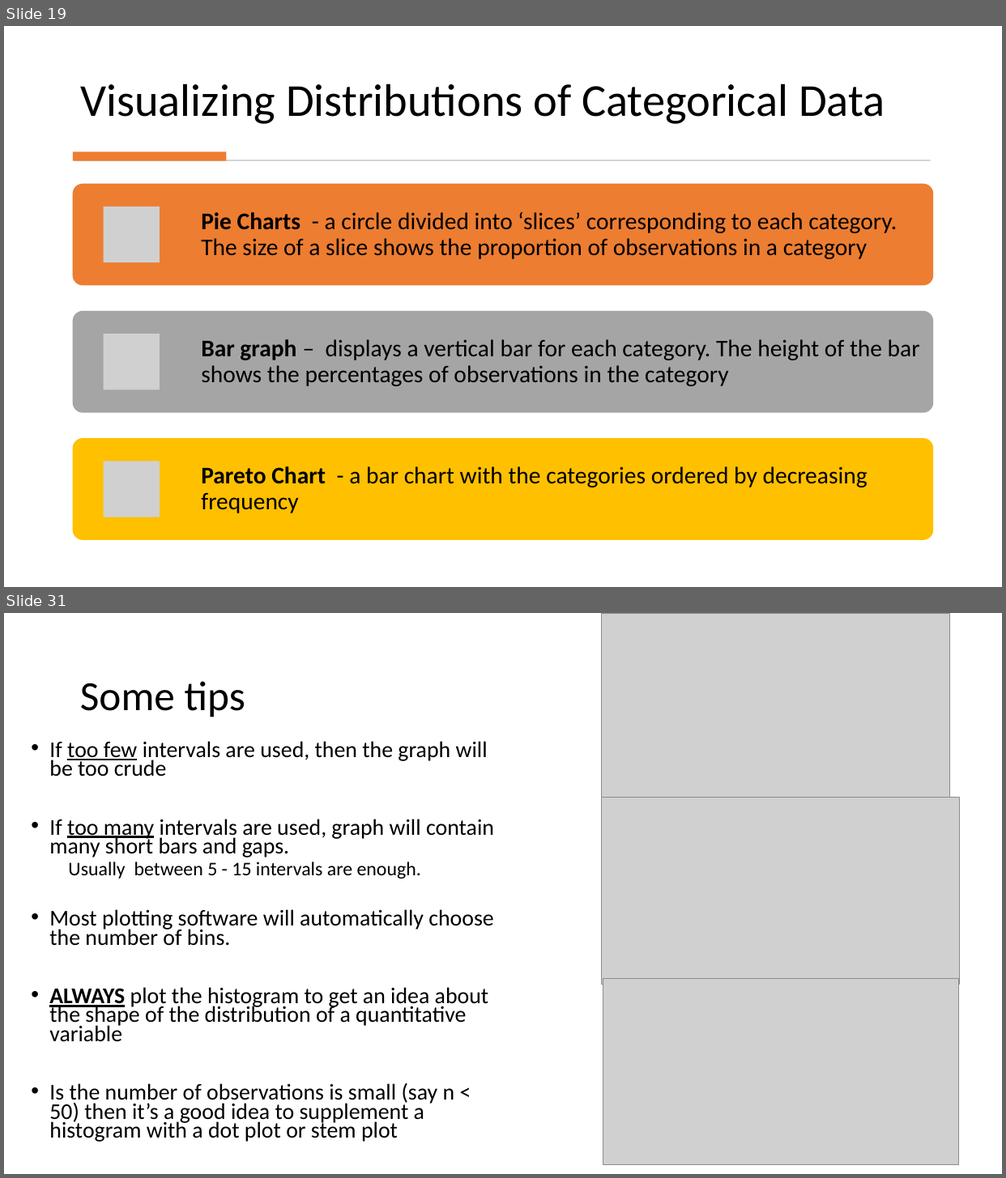
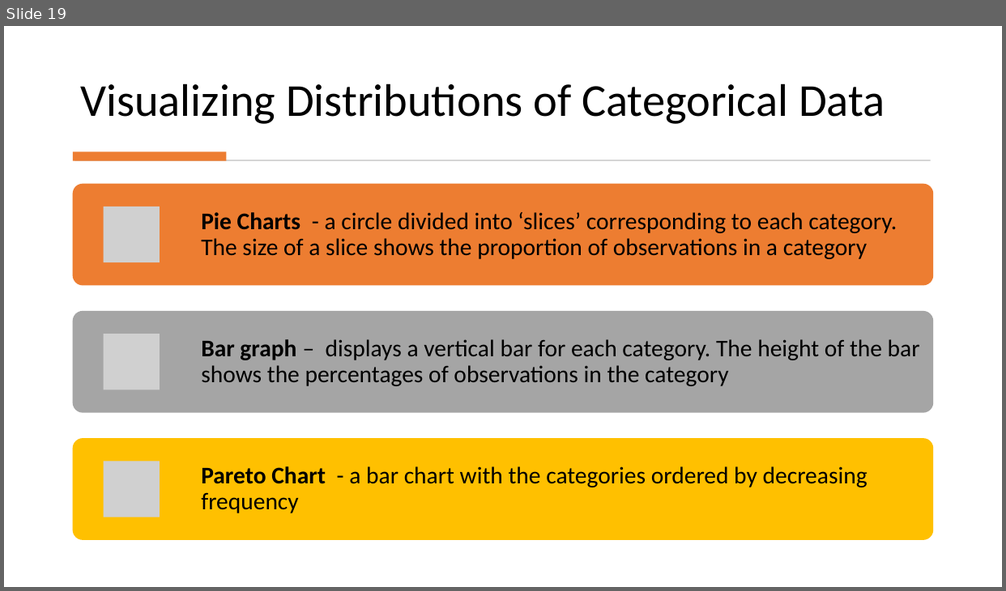
Before and after one commit to Jarred6068/Kvamme_UI_STAT251, a slide deck: docs/lecture_slides/Week 2/Week2_Lecture3_Slides_1_19_2024.pptx. Shown one above the other, each under a label of ours: slides 19 and 31 before the commit, slide 19 after it; the slides between them are not shown. The pictures are 1006x1178 and 1006x591 pixels, drawn with LibreOffice and Linux fonts; fonts in the diff are those of the drawing; grey boxes stand for pictures. Boxes give left, top, right and bottom in pixels: in the first picture for what was removed or moved away, otherwise in the second. Text is boxed around its words. In the diff, an @@ line names an element or a change of style, - is before the commit and + after.

```diff
--- a/docs/lecture_slides/Week 2/Week2_Lecture3_Slides_1_19_2024.pptx
+++ b/docs/lecture_slides/Week 2/Week2_Lecture3_Slides_1_19_2024.pptx
@@ slide 31 removed at (4,613,1002,1174), background #FFFFFF @@
@@ picture removed at (602,613,950,822) @@
@@ title removed at (80,681,245,717) @@
-Some tips
@@ text removed at (49,741,494,1142) @@
-• If too few intervals are used, then the graph will be too crude
-• If too many intervals are used, graph will contain many short bars and gaps.
-  Usually between 5 - 15 intervals are enough.
-• Most plotting software will automatically choose the number of bins.
-• ALWAYS plot the histogram to get an idea about the shape of the distribution of a quantitative variable
-• Is the number of observations is small (say n < 50) then it’s a good idea to supplement a histogram with a dot plot or stem plot
@@ picture removed at (602,798,960,985) @@
@@ picture removed at (603,979,959,1165) @@
```
Also in this commit, not shown: 12 other slides removed, 52 other files.
